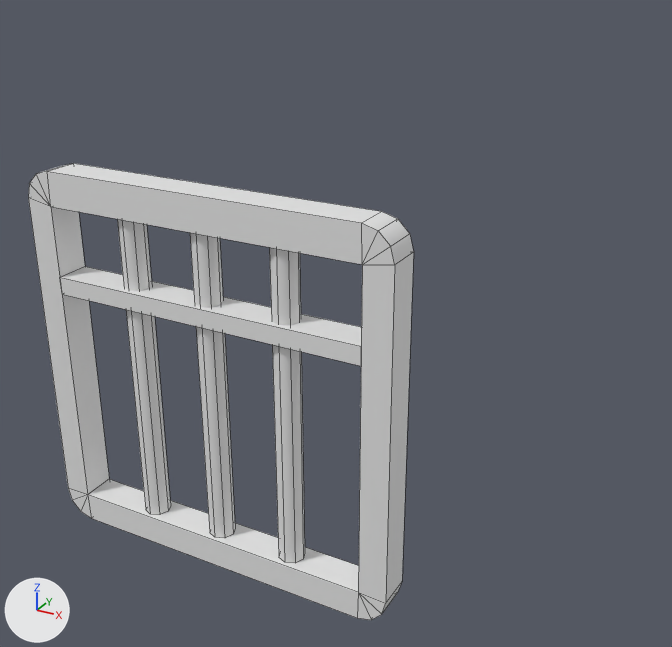
What one commit did to the FBX model Ludum Dare 58/Assets/Meshes/CageWall_Mesh.fbx.
The view is the same before and after, from a 50 mm camera at (1.74, -1.64, 1.56) aimed at (0.37, 0.85, 0.32). Arrows for +X, +Y and +Z are at lower left; the lights stay in place. Mesh edges are drawn as thin lines. Where no turn or scale is listed for an object, it has been applied to the vertices.

Names of what the first picture shows: 'CageWall_Mesh'.
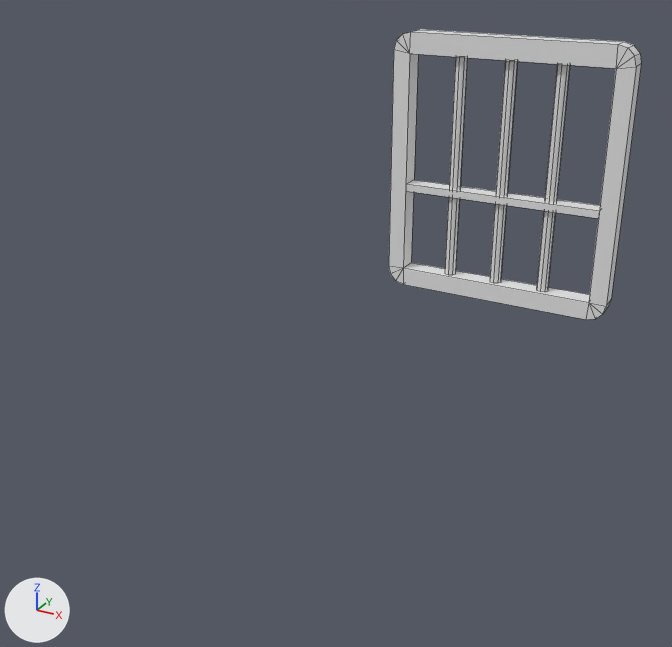
Boxes (x1, y1, x2, y2) around the edits, measured in the pictures (672 x 647 px; the box of a moved part takes in the faces that stretch with it):
```json
{"object": "CageWall_Mesh", "change": "reshaped, moved", "before": [28, 163, 414, 620], "after": [389, 29, 641, 320], "on screen": "35% narrower, 36% shorter"}
{"part": 1, "of": "me_mesh", "change": "moved or reshaped", "before": [60, 266, 361, 366], "after": [406, 180, 600, 218]}
{"part": 2, "of": "me_mesh", "change": "moved or reshaped", "before": [28, 163, 414, 603], "after": [389, 29, 641, 306]}
```

Edits to the scene script, one JSON object a line:
```json
{"block": "me_mesh", "where": "# used by ob_cagewall_mesh; location = (0.0, 0.0, 0.0)"}
{"op": "remove", "block": "me_mesh", "code": "me_mesh.from_pydata(...)  # 96 vertices, 80 faces; spans x 0.0..1.0, y -0.045..0.045, z 0.0..1.0"}
{"op": "add", "block": "me_mesh", "code": "me_mesh.from_pydata(...)  # 96 vertices, 80 faces; spans x 0.0..1.0, y -0.045..0.045, z 0.0..1.121"}
{"block": "me_mesh", "change": "me_mesh part 1: the loose piece of 8 vertices spanning x 0.073..0.927, y -0.045..0.045, z 0.682..0.728 is scaled about its middle by (1, 0.85, 0.707), then moved by (0.0, 0.0, -0.247)"}
{"block": "me_mesh", "change": "me_mesh part 2: 68 of 96 vertices moved; they spanned x 0.0..1.0, y -0.045..0.045, z 0.078..1.0 and now span x 0.0..1.0, y -0.045..0.045, z 0.078..1.121; mean shift (0.0, 0.0, 0.078); largest move (0.689, -0.024, 0.912) -> (0.695, -0.018, 1.033)"}
{"op": "set", "path": "ob_cagewall_mesh.location", "old": "(0.0, 0.0, 0.0)", "new": "(0.0, 2.08, 0.0)"}
```
